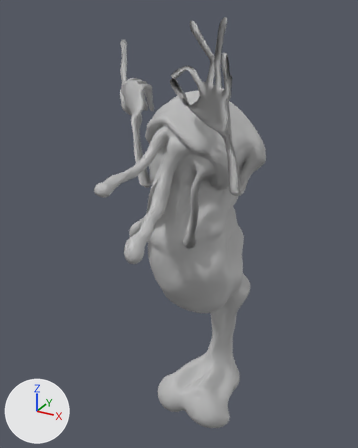
One commit to the FBX model Animations/Point_And_Okay_Anim.fbx: the scene before it, then after it.
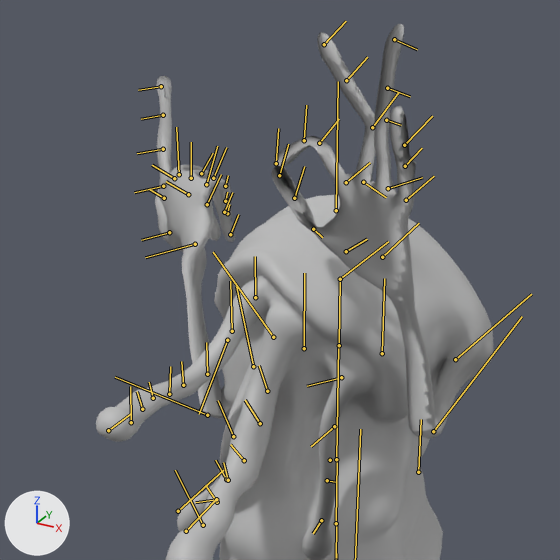
Old and new are each drawn whole from a 50 mm camera at (1.07, -2.15, 2.31) aimed at (-0.11, -0.01, 1.24) and again close up on the part from 15% to 82% of the width and 1% to 56% of the height. Lighting does not change. The marker at lower left points along +X, +Y and +Z. Both versions are drawn at frame 22 of the action 'Take 001'; the numbers are the values there. The bones that bend it are drawn over the model as lines in the close-ups.

In view in the first close-up: 'Alien'.
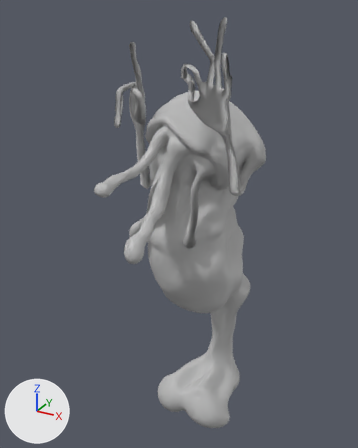
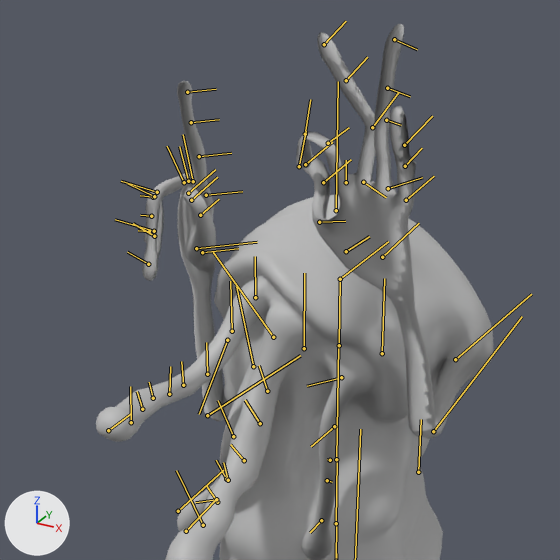
Location of each change, (x1, y1, x2, y2) in pixels of the close-ups (560 x 560 px):
'Alien', posed: (96, 24, 494, 560) in both
bone 'LeftHandThumb1', root to tip: before (346, 251) to (367, 239); after (346, 251) to (369, 236)
bone 'LeftHandThumb2', root to tip: before (313, 229) to (322, 237); after (319, 222) to (345, 221)
bone 'LeftHandIndex1', root to tip: before (346, 182) to (370, 162); after (346, 182) to (346, 160)
bone 'LeftHandIndex2', root to tip: before (319, 143) to (339, 119); after (328, 143) to (349, 127)
bone 'LeftHandIndex3', root to tip: before (304, 140) to (306, 105); after (305, 134) to (310, 99)
bone 'RightForeArm', root to tip: before (207, 415) to (115, 377); after (207, 415) to (300, 355)
bone 'RightHand', root to tip: before (195, 244) to (145, 257); after (196, 248) to (257, 242)
bone 'RightHandPinky2', root to tip: before (225, 186) to (228, 175); after (153, 197) to (140, 195)
bone 'RightHandRing2', root to tip: before (213, 178) to (226, 147); after (157, 192) to (121, 181)
bone 'RightHandRing3', root to tip: before (224, 212) to (232, 192); after (154, 236) to (133, 223)
bone 'RightHandMiddle3', root to tip: before (207, 204) to (221, 174); after (154, 231) to (115, 219)

What the commit changed:
Bone 'LeftHandThumb1' (bone_lefthandthumb1) turns from (0, -23, 9) to (-5, -3, 5) degrees about its own x, y and z.
Bone 'LeftHandThumb2' (bone_lefthandthumb2) turns from (-125, -29, -53) to (-92, -10, -20) degrees about its own x, y and z.
Bone 'LeftHandIndex1' (bone_lefthandindex1) turns from (0, -11, 0) to (32, 8, 0) degrees about its own x, y and z.
Bone 'LeftHandIndex2' (bone_lefthandindex2) turns from (-69, -67, 43) to (-77, -47, 65) degrees about its own x, y and z.
Bone 'LeftHandIndex3' (bone_lefthandindex3) turns from (-4, -4, -38) to (-16, -67, -22) degrees about its own x, y and z.
Bone 'RightForeArm' (bone_rightforearm) turns from (-90, 9, -116) to (-16, 9, -116) degrees about its own x, y and z.
Bone 'RightHand' (bone_righthand) turns from (-93, 2, -3) to (41, 2, -3) degrees about its own x, y and z.
Bone 'RightHandPinky2' (bone_righthandpinky2) turns from (10, 12, 63) to (3, 0, 69) degrees about its own x, y and z.
Bone 'RightHandRing2' (bone_righthandring2) turns from (0, 0, 45) to (0, 0, 57) degrees about its own x, y and z.
Bone 'RightHandRing3' (bone_righthandring3) turns from (0, 0, 0) to (0, 0, -13) degrees about its own x, y and z.
Bone 'RightHandMiddle3' (bone_righthandmiddle3) turns from (0, 0, 0) to (0, 0, 10) degrees about its own x, y and z.
